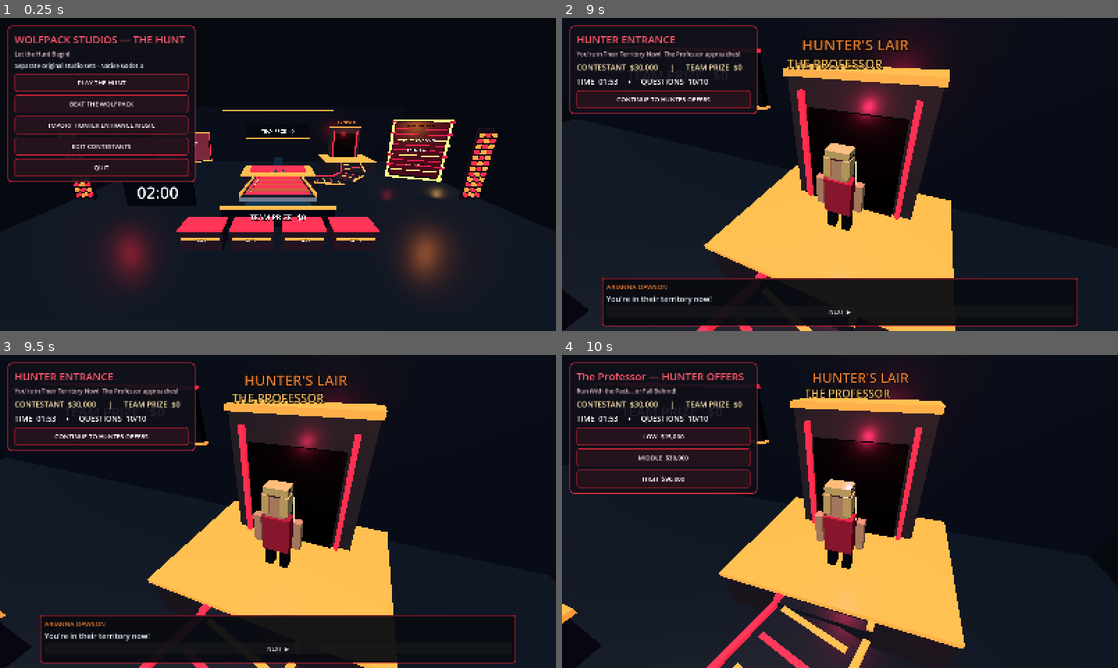
Above: before the commit, frames 1-4 (two rows, left to right).
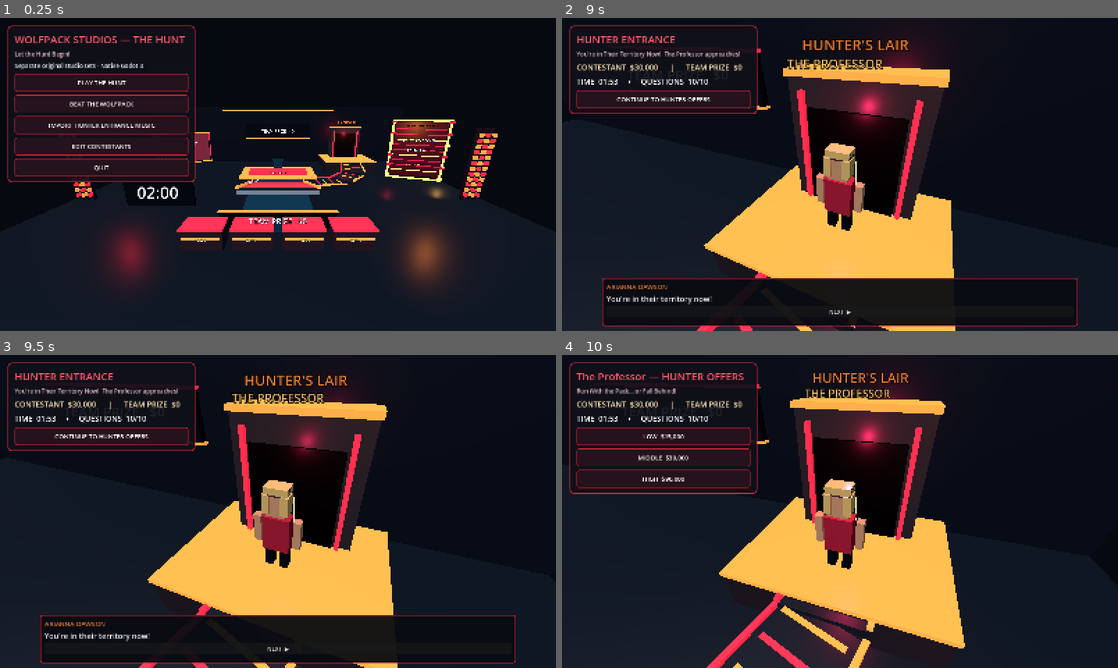
Above: after the commit, the same moments.

Repository: Becksploder2/The-Hunt
Game: Godot game, scene res://main.tscn
Same seed, same stepped clock (60 frames per second), same inputs: the game is played once before the commit and once after it.
Inputs:
- Up to frame 1 (0.25 s): no input
- Up to frame 2 (9 s): click "PLAY THE HUNT" at 0.5 s; click "START CASH BUILDER" at 1.25 s; click "A Ottawa" at 2 s; click "A Jupiter" at 2.75 s; click "A Five" at 3.5 s; click "A Gold" at 4.25 s; click "A 86" at 5 s; click "A Indian" at 5.75 s; click "A 11" at 6.5 s; click "A Raphael" at 7.25 s; click "A Japan" at 8 s; click "A Central Power Unit" at 8.75 s
- Up to frame 3 (9.5 s): no input
- Up to frame 4 (10 s): click "CONTINUE TO HUNTER OFFERS" at 9.5 s

The runs differ from the first frame. In frame 1, 2.0% of the frame differs, in the area x 39-63%, y 44-69%; in frame 2, 0.2%; in frame 3, 0.1%; in frame 4, 0.1%.

Commit message:
Steepen The Hunt chase board to 16 degrees and bring table forward while realigning Hunter bridge and desk

Diff:
--- a/godot/main.gd
+++ b/godot/main.gd
@@ -604,8 +604,8 @@
   Vector3(8.55,1.0,-9.0),
   Vector3(7.9,0.72,-6.4),
   Vector3(6.3,0.40,-4.65),
-  Vector3(3.55,0.36,-5.05),
-  Vector3(0.0,0.75,-5.45)
+  Vector3(3.55,0.36,-4.40),
+  Vector3(0.0,0.75,-4.80)
  ]
  _box(studio,Vector3(5.8,1.25,4.25),Vector3(8.55,0.44,-11.3),Color("#28212b"))
  _box(studio,Vector3(5.9,0.13,4.35),Vector3(8.55,1.13,-11.3),ORANGE,true)
@@ -621,17 +621,18 @@
  # Chase-style show geometry adapted for The Hunt: long, narrow, seven-zone
  # inclined playing surface, separate four-person contestant stations and a
  # raised Hunter dais. Distinct Wolfpack scarlet / warm-gold lighting.
- _box(studio,Vector3(6.7,1.28,3.6),Vector3(0,0.54,-5.35),Color("#272133"))
- _box(studio,Vector3(6.92,0.15,3.85),Vector3(0,1.24,-5.35),ORANGE,true)
- _box(studio,Vector3(5.2,0.32,1.3),Vector3(0,1.53,-4.7),RED,true)
- _text(studio,"HUNTER POSITION",Vector3(0,1.56,-4.0),43,0.004,WHITE)
- _seat(Vector3(0,0.75,-5.45))
- # A narrow wedge visually grows taller toward the raised Hunter dais.
- _box(studio,Vector3(4.34,0.83,7.15),Vector3(0,0.69,-0.07),BLUE)
+ _box(studio,Vector3(6.7,1.28,3.6),Vector3(0,0.54,-4.70),Color("#272133"))
+ _box(studio,Vector3(6.92,0.15,3.85),Vector3(0,1.24,-4.70),ORANGE,true)
+ _box(studio,Vector3(5.2,0.32,1.3),Vector3(0,1.53,-4.05),RED,true)
+ _text(studio,"HUNTER POSITION",Vector3(0,1.56,-3.35),43,0.004,WHITE)
+ _seat(Vector3(0,0.75,-4.80))
+ # Increased incline (16 degrees) and a 0.9m forward shift give the tabletop
+ # a stronger Chase-like silhouette without shifting the host screens.
+ _box(studio,Vector3(4.34,0.83,7.15),Vector3(0,0.77,0.83),BLUE)
  tilt_table=Node3D.new()
  tilt_table.name="SlopedChaseTable"
- tilt_table.position=Vector3(0,1.41,-0.12)
- tilt_table.rotation_degrees.x=-9.0
+ tilt_table.position=Vector3(0,1.75,0.78)
+ tilt_table.rotation_degrees.x=-16.0
  studio.add_child(tilt_table)
  _box(tilt_table,Vector3(4.52,0.21,7.55),Vector3.ZERO,Color("#8c9bac"))
  _box(tilt_table,Vector3(4.55,0.06,7.56),Vector3(0,0.14,0),Color("#1a2231"))
@@ -650,9 +651,9 @@
   _box(studio,Vector3(1.9,0.11,0.15),Vector3(x,0.91,5.95),ORANGE,true)
   _text(studio,"PLAYER %d" % [i+1],Vector3(x,0.88,6.04),35,0.0036,WHITE)
  # Independent, readable scoreboards and visible front fascias stay vertical.
- _box(studio,Vector3(6.6,1.2,0.22),Vector3(0,1.0,3.83),DARK)
- _box(studio,Vector3(6.72,0.11,0.25),Vector3(0,1.59,3.86),ORANGE,true)
- table_prize=_text(studio,"TEAM PRIZE   $0",Vector3(0,1.05,3.98),69,0.0062,WHITE)
+ _box(studio,Vector3(6.6,1.2,0.22),Vector3(0,1.0,4.27),DARK)
+ _box(studio,Vector3(6.72,0.11,0.25),Vector3(0,1.59,4.30),ORANGE,true)
+ table_prize=_text(studio,"TEAM PRIZE   $0",Vector3(0,1.05,4.42),69,0.0062,WHITE)
  _box(studio,Vector3(8.5,1.9,0.3),Vector3(0,4.3,-13.9),DARK)
  _box(studio,Vector3(8.62,0.11,0.36),Vector3(0,5.27,-13.9),RED,true)
  _box(studio,Vector3(8.62,0.11,0.36),Vector3(0,3.33,-13.9),ORANGE,true)
@@ -1176,7 +1177,7 @@
  hunter_avatar=_featured_hunter(hunter)
  hunter_avatar.visible=true
  hunter_avatar.position=entrance_waypoints[0] if mode=="hunt" and entrance_waypoints.size()>0 else Vector3(7.7,0,-6.8)
- hunter_target=Vector3(0,0.75,-5.45)
+ hunter_target=Vector3(0,0.75,-4.80)
  walking=true
  walk_elapsed=0.0
  _set_hunter_presentation(hunter)
